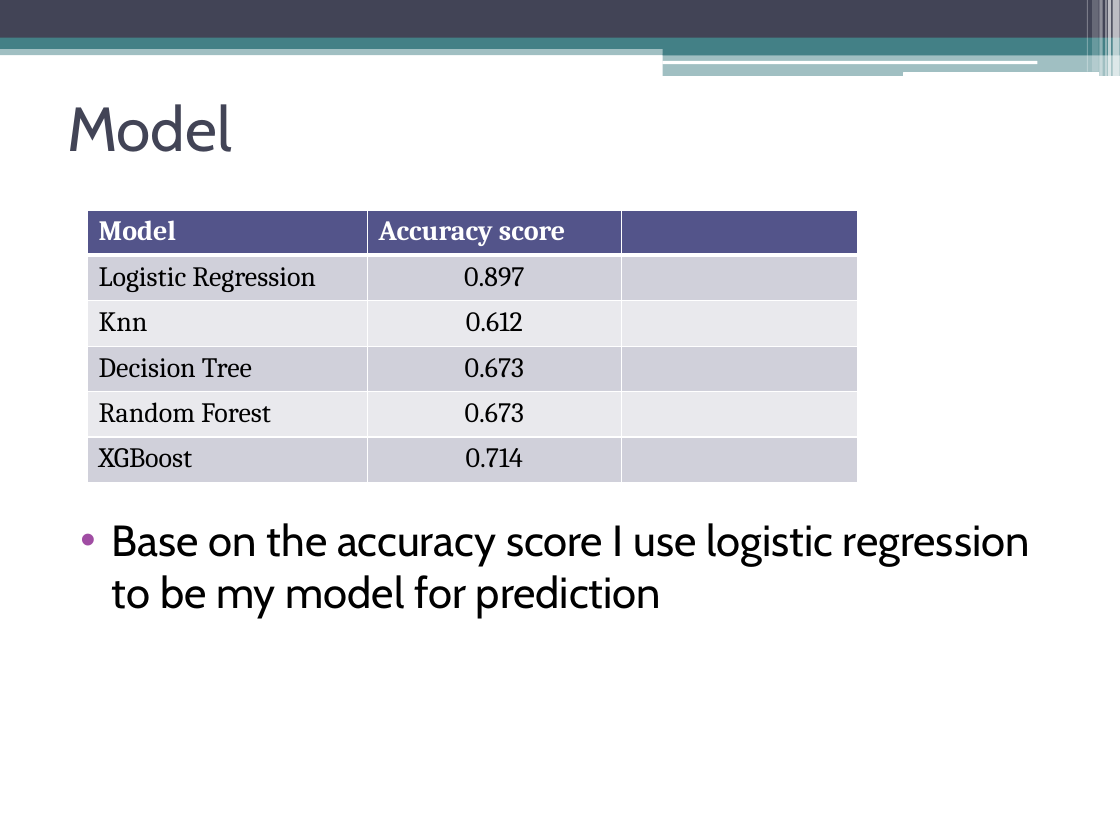
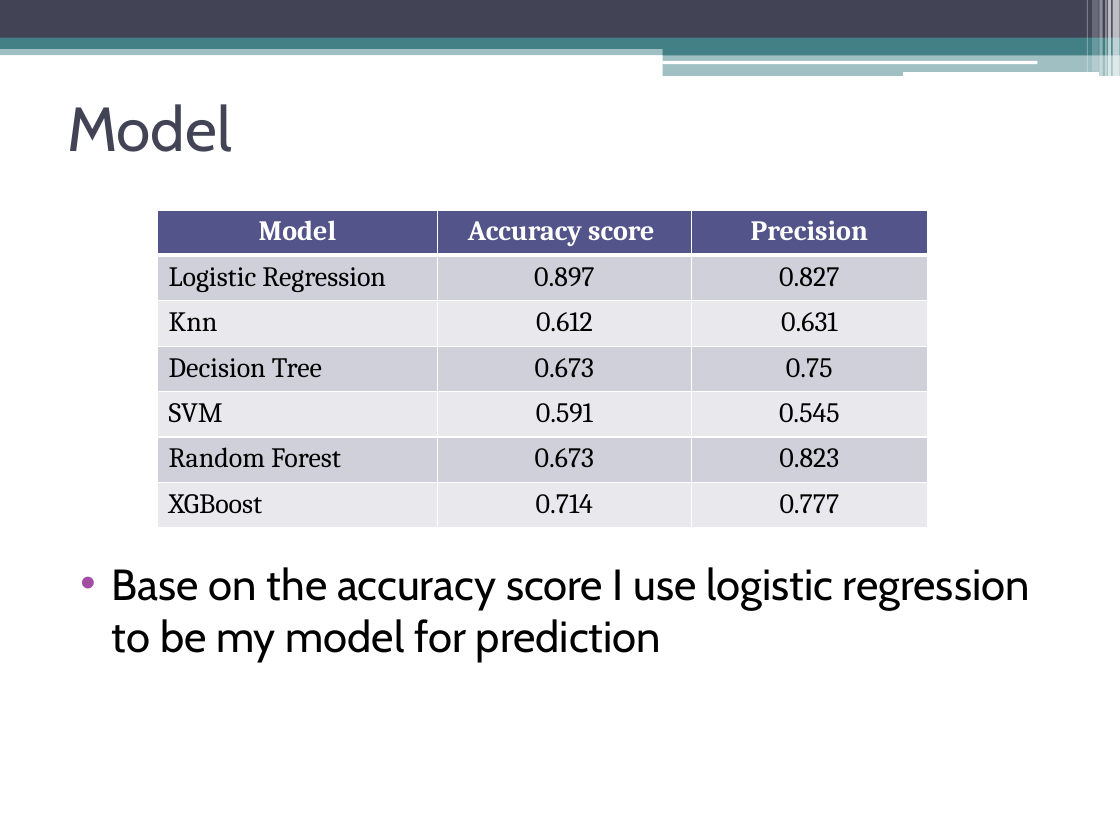
Before and after one commit to Zhouzhenjie09/IOD, a slide deck: slide 10 of 1_lab/Project_3/Bitcoin Prediction.pptx. Drawn at 1120x840 pixels with LibreOffice and Linux fonts; fonts in the diff are those of the drawing. Boxes give left, top, right and bottom in pixels: in the first picture for what was removed or moved away, otherwise in the second. Text is boxed around its words. In the diff, an @@ line names an element or a change of style, - is before the commit and + after.

```diff
--- a/1_lab/Project_3/Bitcoin Prediction.pptx
+++ b/1_lab/Project_3/Bitcoin Prediction.pptx
@@ table at bbox=[158, 209, 928, 528] @@
-row 1: Model | Accuracy score | 
-row 2: Logistic Regression | 0.897 | 
-row 3: Knn | 0.612 | 
-row 4: Decision Tree | 0.673 | 
-row 5: Random Forest | 0.673 | 
-row 6: XGBoost | 0.714 | 
+row 1: Model | Accuracy score | Precision
+row 2: Logistic Regression | 0.897 | 0.827
+row 3: Knn | 0.612 | 0.631
+row 4: Decision Tree | 0.673 | 0.75
+row 5: SVM | 0.591 | 0.545
+row 6: Random Forest | 0.673 | 0.823
+row 7: XGBoost | 0.714 | 0.777
@@ table: place and size @@
-table at bbox=[87, 209, 858, 482]
+table at bbox=[158, 209, 928, 528]
@@ text "Base on the accuracy score ...": place and size @@
-text "Base on the accuracy score ..." at bbox=[112, 523, 1030, 619]
+text "Base on the accuracy score ..." at bbox=[112, 567, 1030, 662]
```
Also in this commit, not shown: 19 other files.
